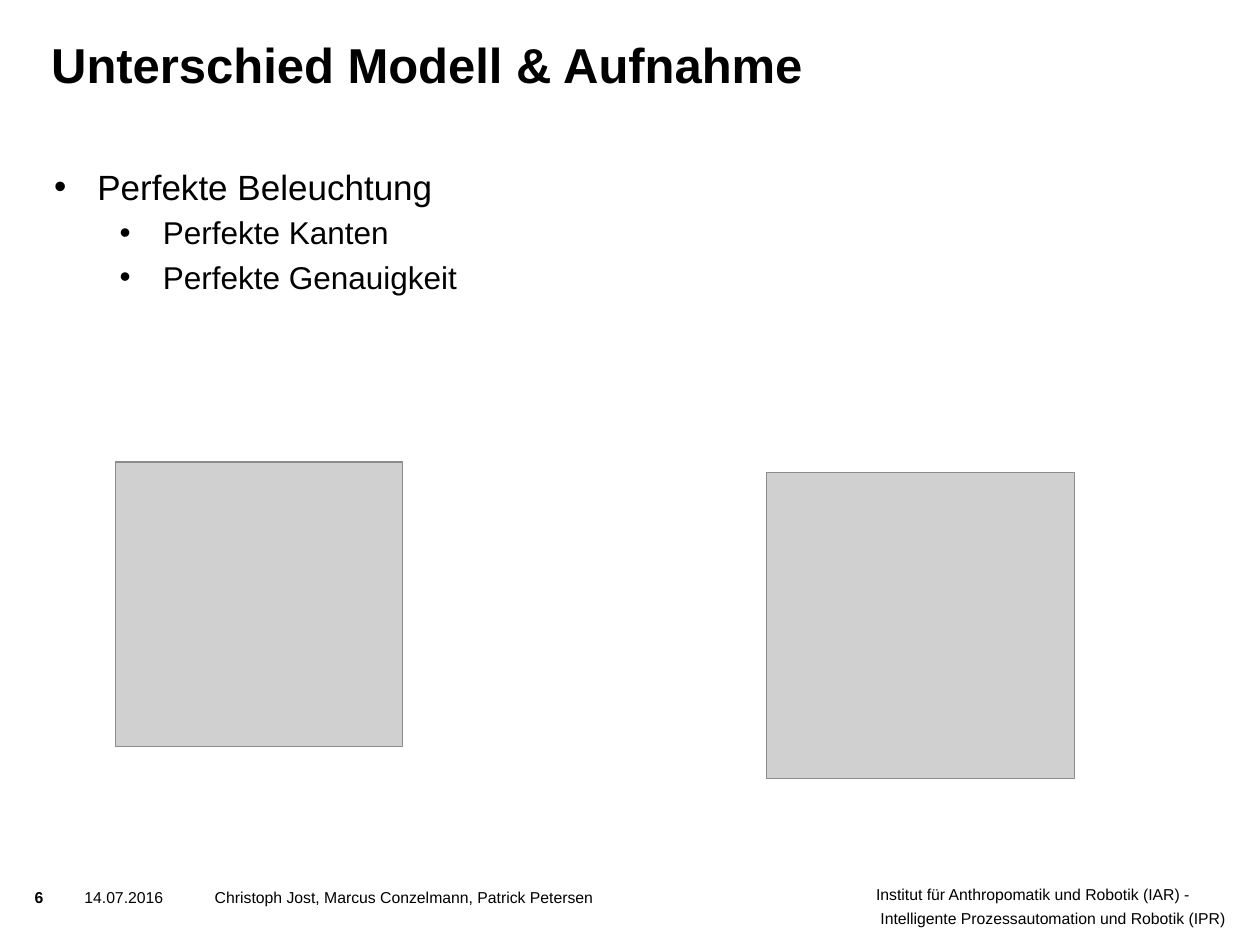
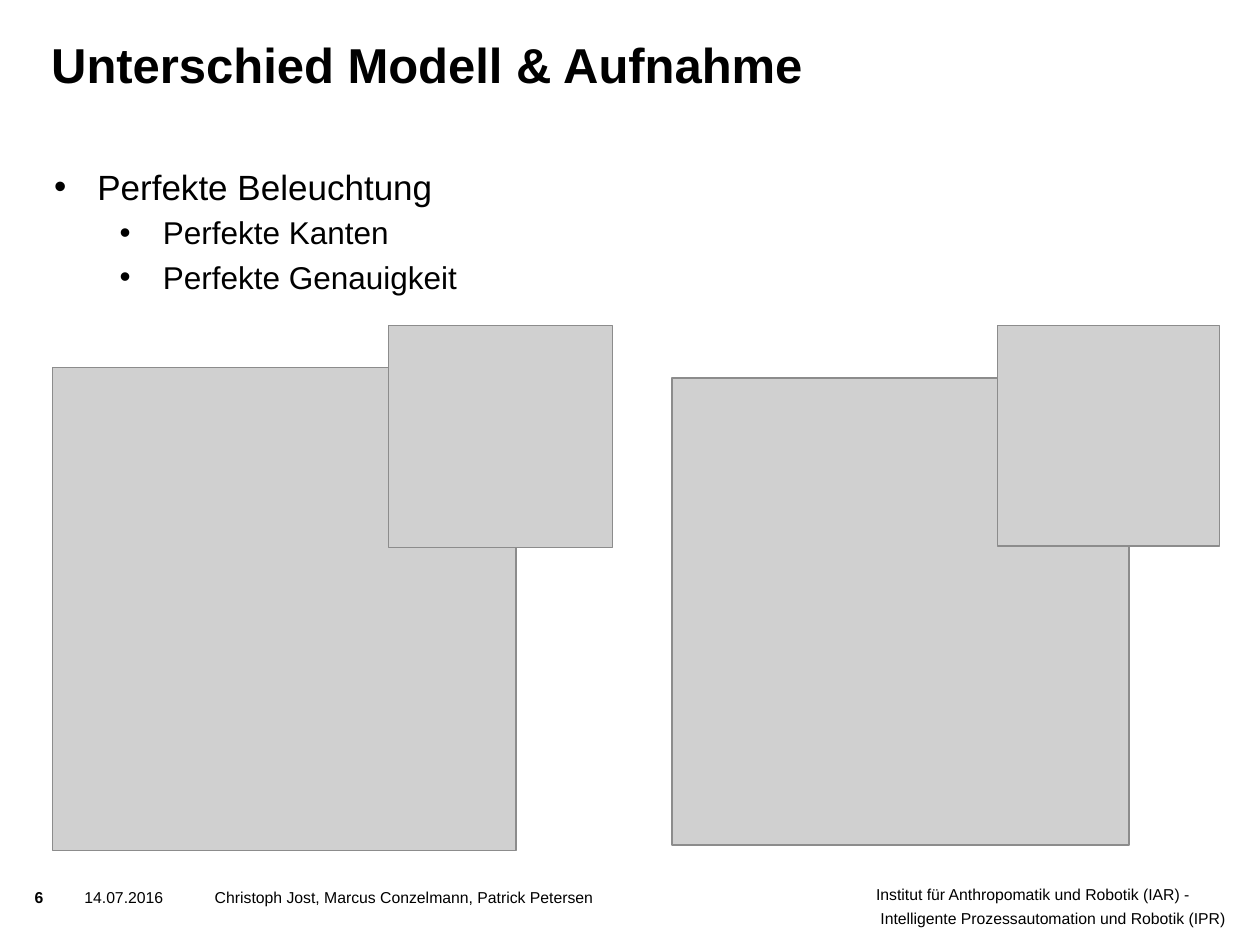
Before and after one commit to ThePrimus/VisualInspection, a slide deck: slide 6 of Praesentation/Vorlage Präsentation.pptx. Drawn at 1260x945 pixels with LibreOffice and Linux fonts; fonts in the diff are those of the drawing; grey boxes stand for pictures; background and template pictures are left out. Boxes give left, top, right and bottom in pixels: in the first picture for what was removed or moved away, otherwise in the second. Text is boxed around its words. In the diff, an @@ line names an element or a change of style, - is before the commit and + after.

```diff
--- a/Praesentation/Vorlage Präsentation.pptx
+++ b/Praesentation/Vorlage Präsentation.pptx
@@ picture: place and size @@
-picture at <box>116,462,403,747</box>
+picture at <box>388,325,612,547</box>
@@ picture added at <box>998,325,1220,546</box> @@
@@ picture added at <box>52,367,516,850</box> @@
@@ picture added at <box>672,378,1129,845</box> @@
@@ picture removed at <box>766,472,1074,779</box> @@
```
Also in this commit, not shown: 2 other slides changed, 1 slide removed.
